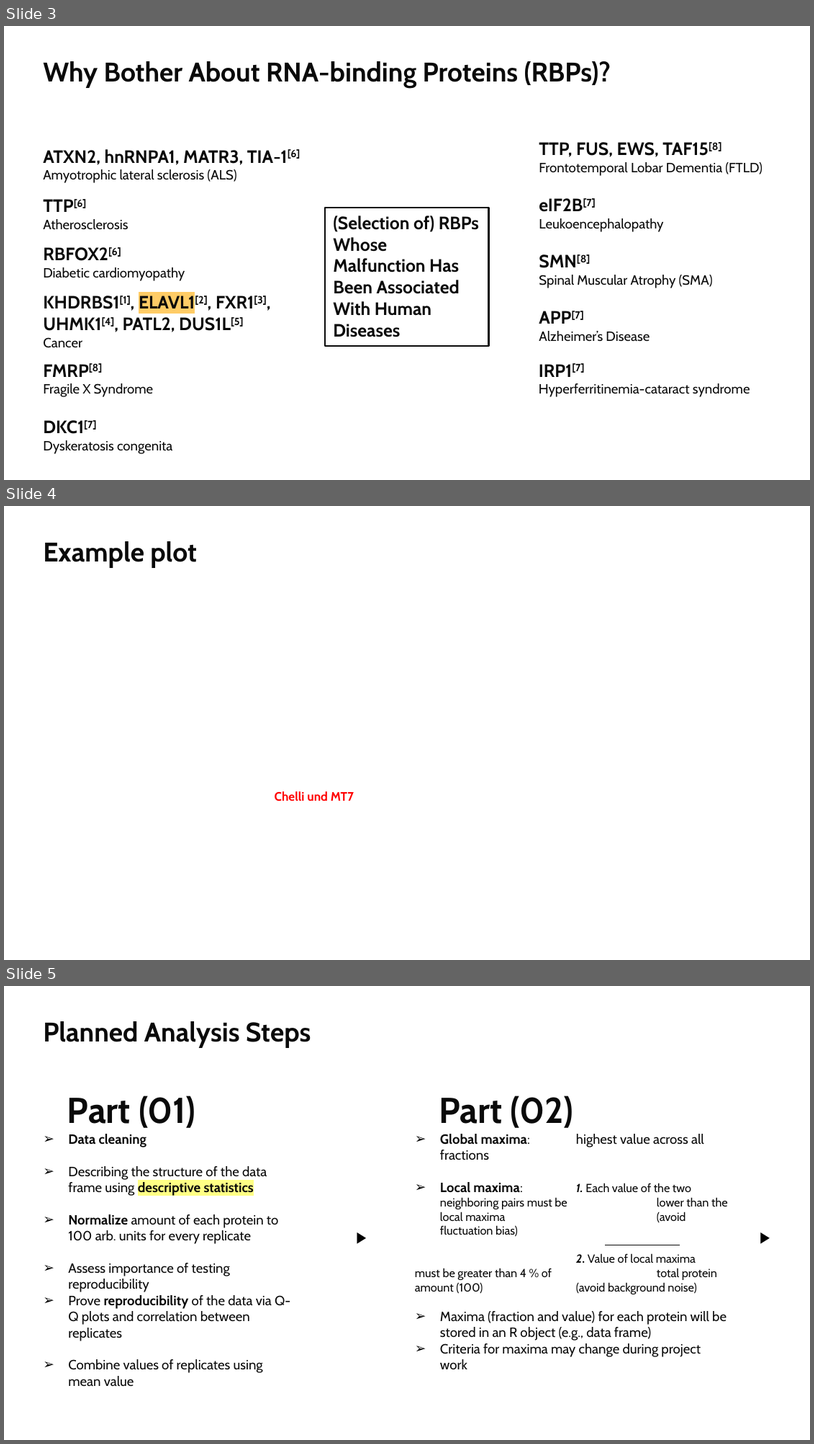
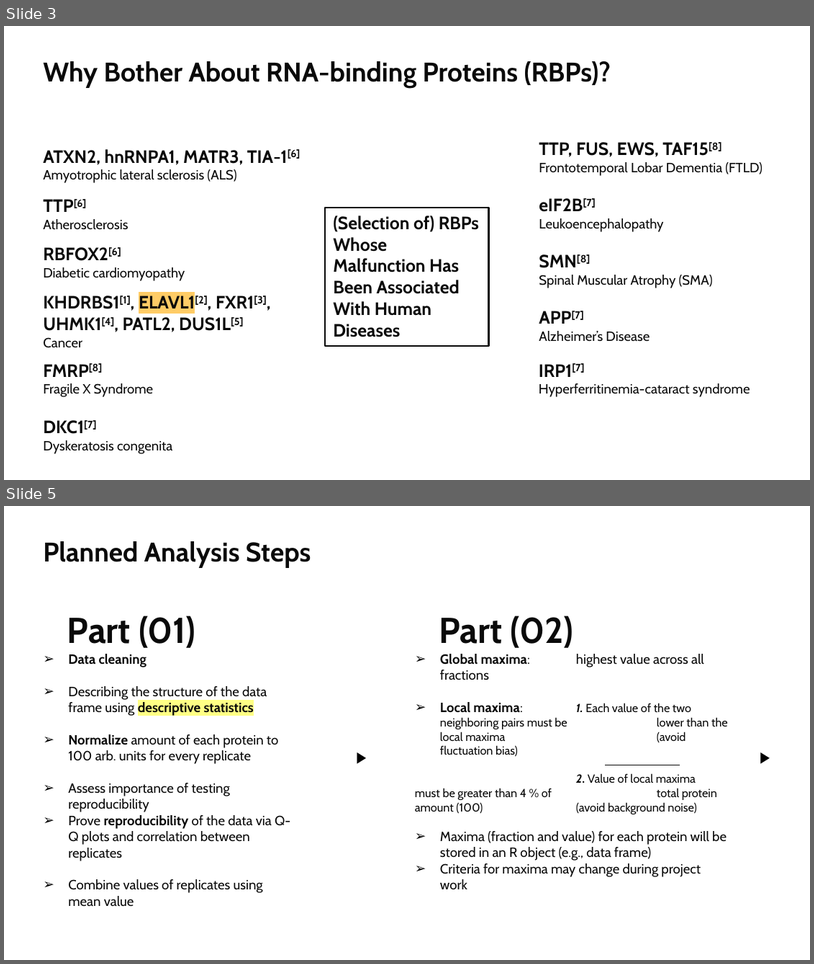
Before and after one commit to datascience-mobi-2022/2022-topic-03-team-02, a slide deck: projectproposal/PP.pptx. Shown one above the other, each under a label of ours: slides 3, 4 and 5 before the commit, slides 3 and 5 after it; the slides between them are not shown. The pictures are 814x1444 and 814x964 pixels, drawn with LibreOffice and Linux fonts; fonts in the diff are those of the drawing. Boxes give left, top, right and bottom in pixels: in the first picture for what was removed or moved away, otherwise in the second. Text is boxed around its words. In the diff, an @@ line names an element or a change of style, - is before the commit and + after.

```diff
--- a/projectproposal/PP.pptx
+++ b/projectproposal/PP.pptx
@@ slide 4 removed at <box>4,506,810,960</box>, background #FFFFFF @@
@@ text removed at <box>43,541,197,568</box> @@
-Example plot
@@ text removed at <box>275,791,354,801</box> @@
-Chelli und MT7
```
Also in this commit, not shown: 1 slide added.
